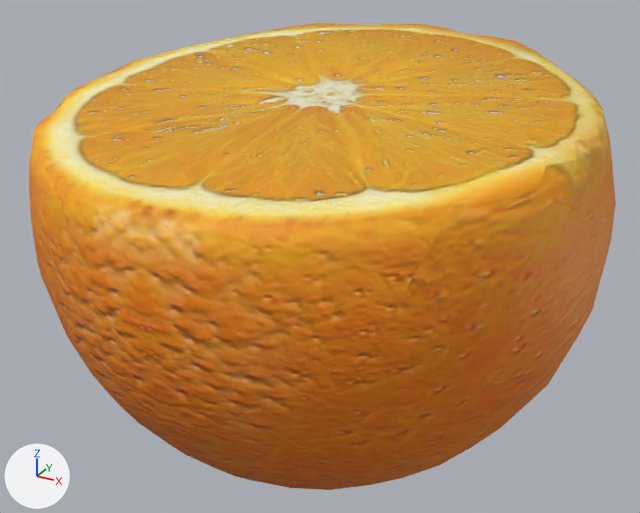
The Blender file models/level_two/orange_fruit/orange.blend as it was, and as the next commit left it.
The view is the same before and after, from a 50 mm camera at (20.1, -36.6, 15.5) aimed at (-0.2, 0.1, -2.9). The axes (+X, +Y, +Z) are drawn at lower left. The lights are the same throughout.
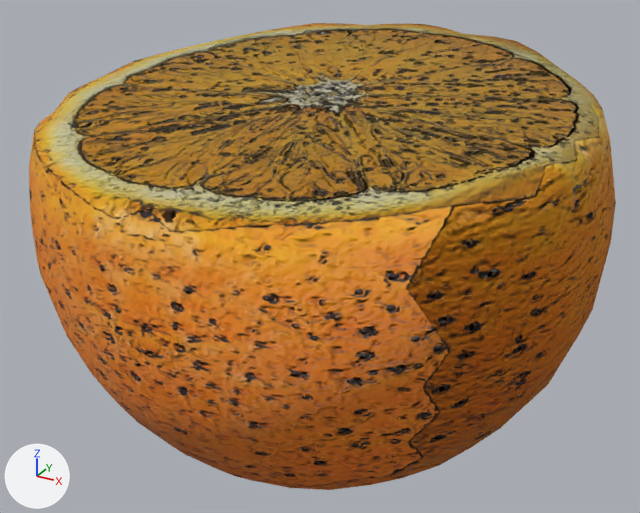
Pixel boxes [x1, y1, x2, y2] of what changed, in the pictures (640 x 513 px):
'Object_2', surface changed (orange to brown): [29, 23, 616, 490] in both

Diff of the bpy script that builds the scene:
```diff
--- a/models/level_two/orange_fruit/orange.blend.py
+++ b/models/level_two/orange_fruit/orange.blend.py
@@ img_orange_normal_map_basecolor_png @@
+img_orange_normal_map_basecolor_png = load_image('orange_normal_map_baseColor.png', 'textures/orange_normal_map_baseColor.png', 1024, 1024, 'sRGB')
@@ mat_orange_halb3dc_null_color_002 @@
 n4 = _N.new('ShaderNodeTexImage'); n4.name = 'Image Texture.001'
-n4.image = img_image_0
+n4.image = img_orange_normal_map_basecolor_png
 _L.new(n2.outputs[0], n0.inputs[0])  # 'BSDF' to 'Surface'
```
